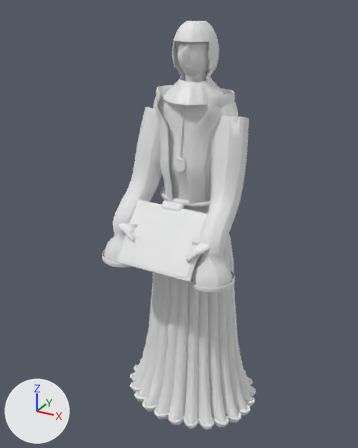
Two versions of the glTF model hub/models/docent.glb, one commit apart.
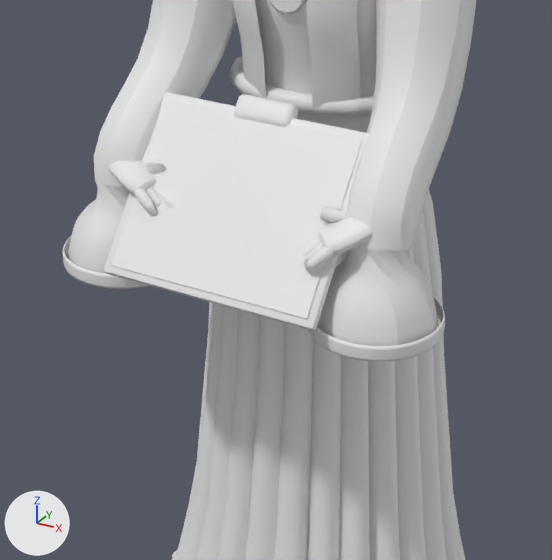
There are two pictures of each version: one whole from a 50 mm lens placed at (1.206, -2.371, 2.382), pointed at (-0.067, -0.058, 1.225), one close up on the part from 22% to 76% of the width and 37% to 81% of the height. Lighting does not change. The marker at lower left points along +X, +Y and +Z. The older version's two pictures come first. Objects named as collision shapes, trigger or cutter boxes, shadow casters or lower levels of detail are left out. Vertices at exactly the same position are counted once.

Objects in the first close-up: 'arm_L', 'arm_R', 'board', 'docent', 'pencil'.
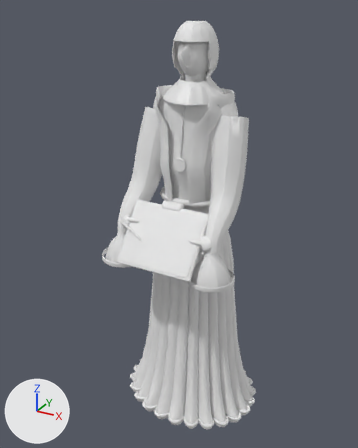
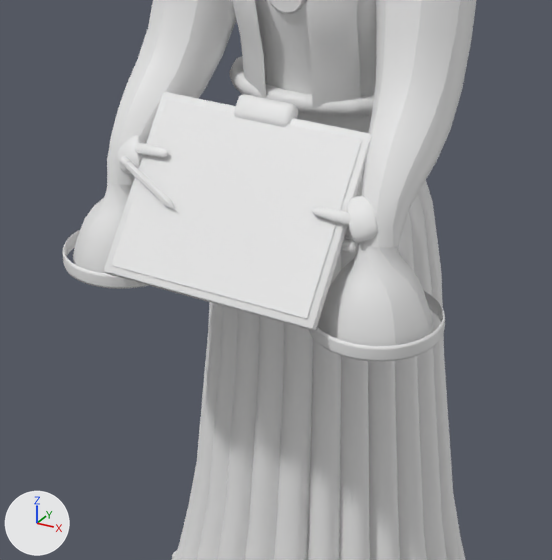
What differs and where, as boxes (x1, y1, x2, y2) in the close-ups (552 x 560 px; the box of a moved part takes in the faces that stretch with it):
```json
{"object": "arm_L", "change": "reshaped", "before": [303, 0, 476, 362], "after": [308, 0, 476, 362]}
{"object": "pencil", "change": "moved", "before": [155, 189, 174, 208], "after": [119, 156, 177, 211]}
{"part": 1, "of": "me_arm_l", "change": "rebuilt", "before": [320, 206, 348, 222], "after": [312, 207, 351, 226]}
{"part": 2, "of": "me_arm_l", "change": "added", "after": [340, 238, 356, 253]}
{"part": 3, "of": "me_arm_l", "change": "added", "after": [345, 226, 352, 238], "on screen": "mostly hidden"}
{"part": 4, "of": "me_arm_l", "change": "added", "after": [346, 196, 378, 242]}
{"part": 5, "of": "me_arm_l", "change": "deleted", "before": [305, 247, 342, 275]}
{"part": 6, "of": "me_arm_l", "change": "moved or reshaped", "before": [303, 108, 451, 346], "after": [317, 108, 450, 346]}
{"part": 7, "of": "me_arm_r", "change": "added", "after": [135, 143, 168, 157]}
{"part": 8, "of": "me_arm_r", "change": "added", "after": [118, 135, 144, 174]}
{"part": 9, "of": "me_arm_r", "change": "deleted", "before": [134, 188, 157, 216]}
{"part": 10, "of": "me_arm_r", "change": "deleted", "before": [146, 187, 161, 206]}
{"part": 11, "of": "me_arm_r", "change": "deleted", "before": [145, 159, 166, 174]}
{"part": 12, "of": "me_arm_r", "change": "moved or reshaped", "before": [68, 51, 219, 274], "after": [73, 51, 219, 274]}
```

Edits to the scene script, one JSON object a line:
```json
{"block": "me_arm_l", "where": "# used by ob_arm_l; location = (0.205, 0.0, 1.855)"}
{"op": "remove", "block": "me_arm_l", "code": "me_arm_l.from_pydata(...)  # 2883 vertices, 5600 faces; spans x -0.093..0.188, y -0.453..0.091, z -0.775..0.029"}
{"op": "add", "block": "me_arm_l", "code": "me_arm_l.from_pydata(...)  # 2947 vertices, 5728 faces; spans x -0.093..0.188, y -0.453..0.091, z -0.775..0.029"}
{"block": "me_arm_l", "change": "me_arm_l part 1: the loose piece of 114 vertices spanning x -0.026..0.024, y -0.378..-0.346, z -0.57..-0.542 is rebuilt with 178 vertices and now spans x -0.047..0.038, y -0.372..-0.346, z -0.573..-0.547"}
{"block": "me_arm_l", "change": "me_arm_l part 2: a new loose piece of 146 vertices spanning x -0.07..0.031, y -0.362..-0.341, z -0.627..-0.605, in mat_docent_glove (white #e7e7e7)"}
{"block": "me_arm_l", "change": "me_arm_l part 3: a new loose piece of 146 vertices spanning x -0.07..0.031, y -0.345..-0.325, z -0.606..-0.585, in mat_docent_glove (white #e7e7e7)"}
{"block": "me_arm_l", "change": "me_arm_l part 4: a new loose piece of 142 vertices spanning x 0.005..0.074, y -0.372..-0.31, z -0.597..-0.528, in mat_docent_glove (white #e7e7e7)"}
{"block": "me_arm_l", "change": "me_arm_l part 5: the loose piece of 146 vertices spanning x -0.024..0.045, y -0.438..-0.36, z -0.647..-0.577 is deleted"}
{"block": "me_arm_l", "change": "me_arm_l part 6: 726 vertices moved from x -0.046..0.182, y -0.444..-0.175, z -0.773..-0.425 to x -0.036..0.172, y -0.434..-0.178, z -0.773..-0.428; 591 vertices removed from x -0.058..0.09, y -0.422..-0.155, z -0.647..-0.456; 11 vertices added at x -0.015..0.012, y -0.262..-0.155, z -0.524..-0.456"}
{"block": "me_arm_l", "change": "other edits to the shape of me_arm_l do not show in these pictures"}
{"block": "me_arm_r", "where": "# used by ob_arm_r; location = (-0.205, 0.0, 1.855)"}
{"op": "remove", "block": "me_arm_r", "code": "me_arm_r.from_pydata(...)  # 2883 vertices, 5600 faces; spans x -0.188..0.093, y -0.453..0.091, z -0.775..0.029"}
{"op": "add", "block": "me_arm_r", "code": "me_arm_r.from_pydata(...)  # 2947 vertices, 5728 faces; spans x -0.188..0.093, y -0.453..0.091, z -0.775..0.029"}
{"block": "me_arm_r", "change": "me_arm_r part 7: a new loose piece of 178 vertices spanning x -0.038..0.047, y -0.348..-0.321, z -0.542..-0.516, in mat_docent_glove (white #e7e7e7)"}
{"block": "me_arm_r", "change": "me_arm_r part 8: a new loose piece of 142 vertices spanning x -0.073..-0.007, y -0.357..-0.297, z -0.58..-0.508, in mat_docent_glove (white #e7e7e7)"}
{"block": "me_arm_r", "change": "me_arm_r part 9: the loose piece of 146 vertices spanning x -0.008..0.062, y -0.412..-0.359, z -0.632..-0.577 is deleted"}
{"block": "me_arm_r", "change": "me_arm_r part 10: the loose piece of 146 vertices spanning x -0.006..0.068, y -0.393..-0.352, z -0.632..-0.577 is deleted"}
{"block": "me_arm_r", "change": "me_arm_r part 11: the loose piece of 114 vertices spanning x 0.004..0.05, y -0.361..-0.335, z -0.568..-0.536 is deleted"}
{"block": "me_arm_r", "change": "me_arm_r part 12: 722 vertices moved from x -0.176..0.052, y -0.444..-0.175, z -0.773..-0.425 to x -0.166..0.042, y -0.434..-0.178, z -0.773..-0.428; 303 vertices removed from x -0.085..0.081, y -0.4..-0.164, z -0.644..-0.449; 15 vertices added at x -0.074..0.022, y -0.306..-0.164, z -0.642..-0.449"}
{"block": "me_arm_r", "change": "other edits to the shape of me_arm_r do not show in these pictures"}
{"op": "set", "path": "ob_pencil.location", "old": "(-0.208, -0.353, 1.28)", "new": "(-0.208, -0.368, 1.292)"}
```
